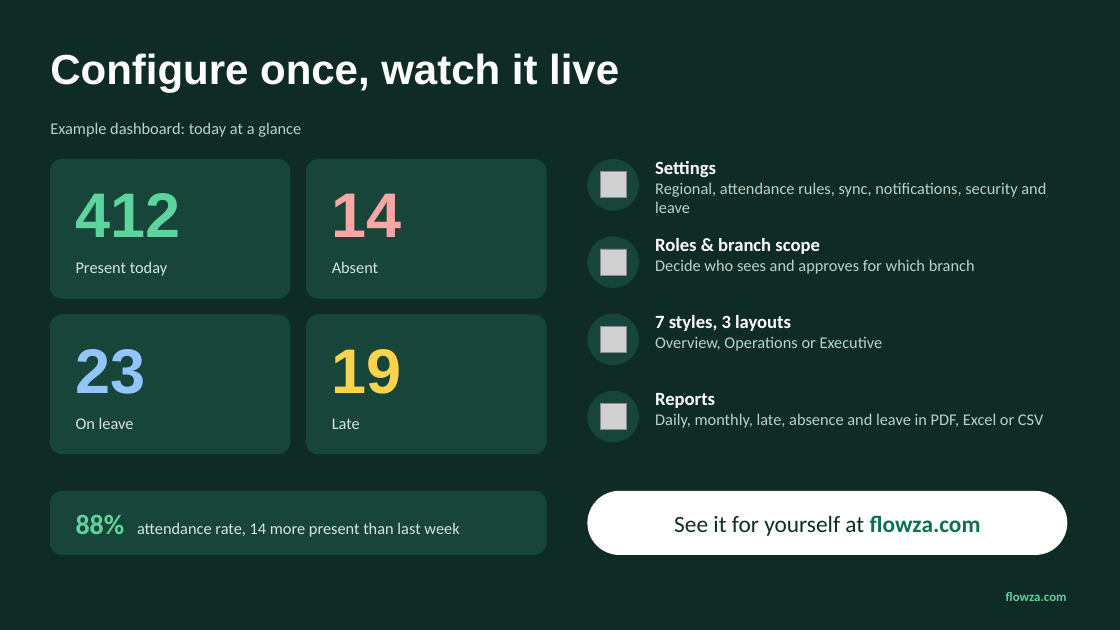
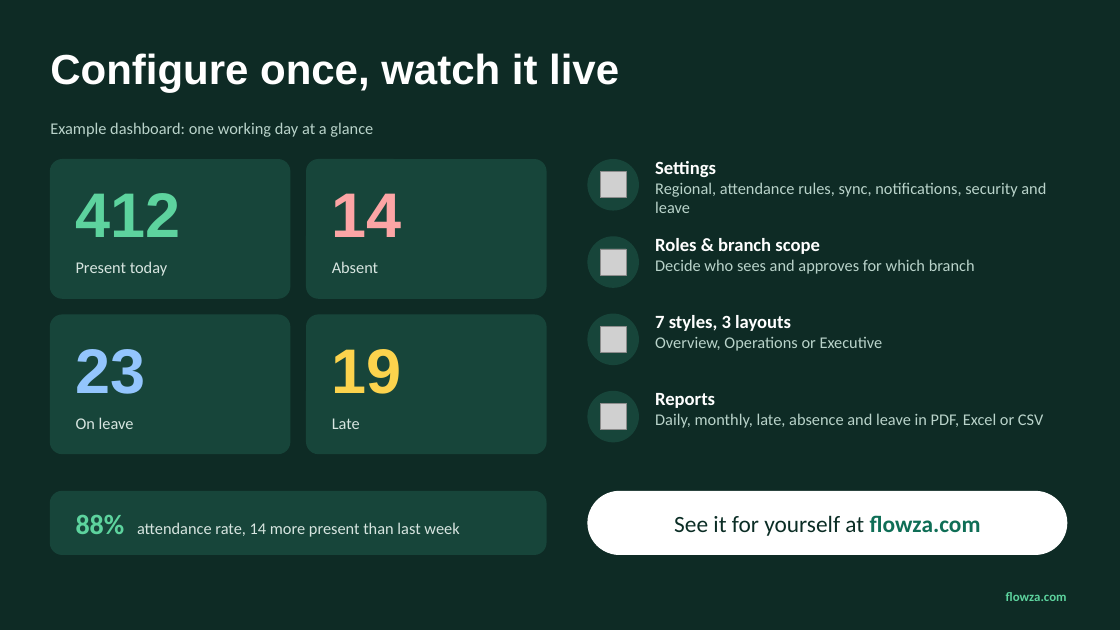
Before and after one commit to devflowza/Flowza-Time, a slide deck: slide 5 of docs/media/walkthrough/FlowZa-Time-Enterprise.pptx. Drawn at 1120x630 pixels with LibreOffice and Linux fonts; fonts in the diff are those of the drawing; grey boxes stand for pictures. Boxes give left, top, right and bottom in pixels: in the first picture for what was removed or moved away, otherwise in the second. Text is boxed around its words. In the diff, an @@ line names an element or a change of style, - is before the commit and + after.

```diff
--- a/docs/media/walkthrough/FlowZa-Time-Enterprise.pptx
+++ b/docs/media/walkthrough/FlowZa-Time-Enterprise.pptx
@@ text at box(50, 122, 373, 137): text changed @@
-Example dashboard: today at a glance
+Example dashboard: one working day at a glance
```
Also in this commit, not shown: 10 other files.
